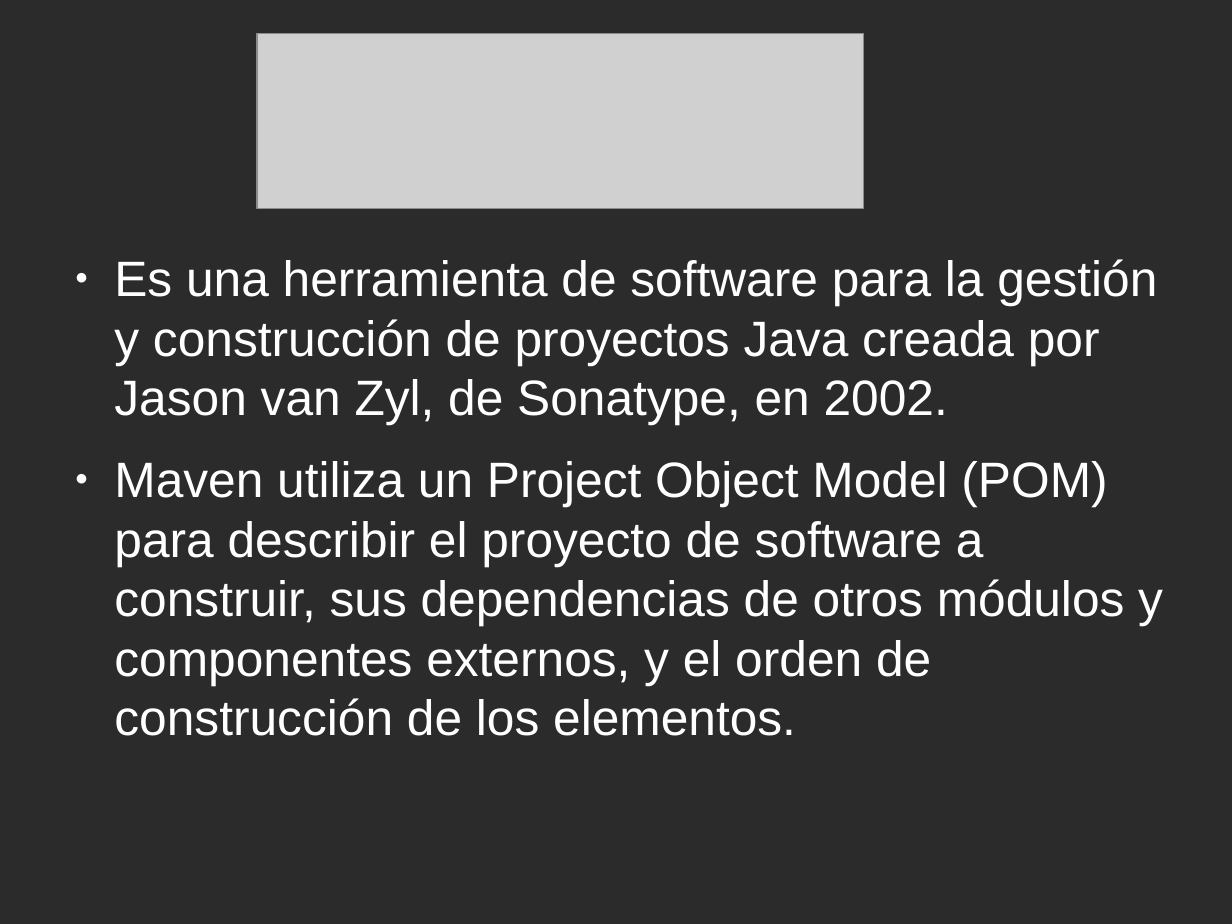
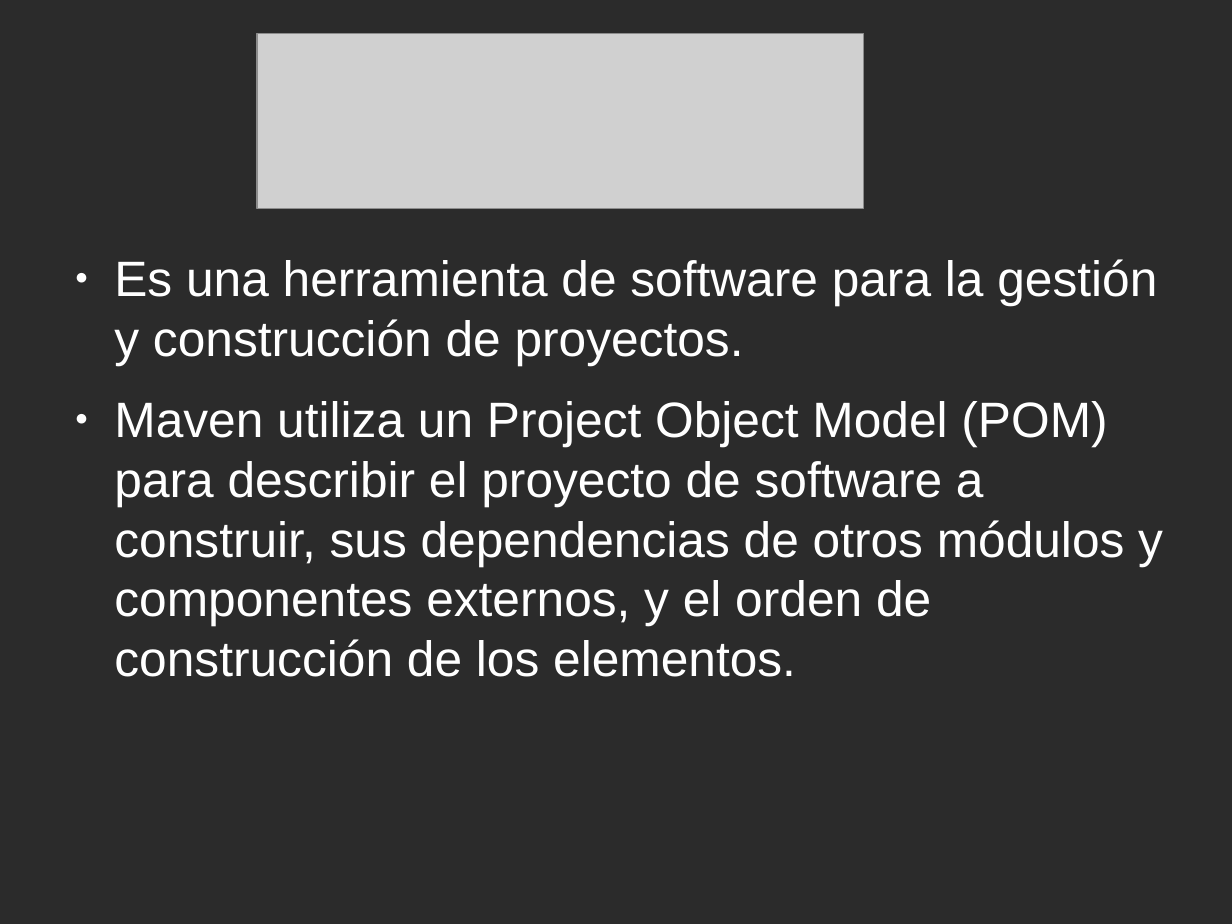
Before and after one commit to enedra/triviavet, a slide deck: slide 4 of presentacion ayd.odp (slide 3 before the commit). Drawn at 1232x924 pixels with LibreOffice and Linux fonts; fonts in the diff are those of the drawing; grey boxes stand for pictures; background and template pictures are left out; a plain dark background stands for a picture behind light text. Boxes give left, top, right and bottom in pixels: in the first picture for what was removed or moved away, otherwise in the second. Text is boxed around its words. In the diff, an @@ line names an element or a change of style, - is before the commit and + after.

```diff
--- a/presentacion ayd.odp
+++ b/presentacion ayd.odp
@@ text at [114,259,1157,365]: text changed @@
-● Es una herramienta de software para la gestión y construcción de proyectos Java creada por Jason van Zyl, de Sonatype, en 2002.
+● Es una herramienta de software para la gestión y construcción de proyectos.
```
Also in this commit, not shown: 3 other slides changed, 1 slide added, 5 other files.
